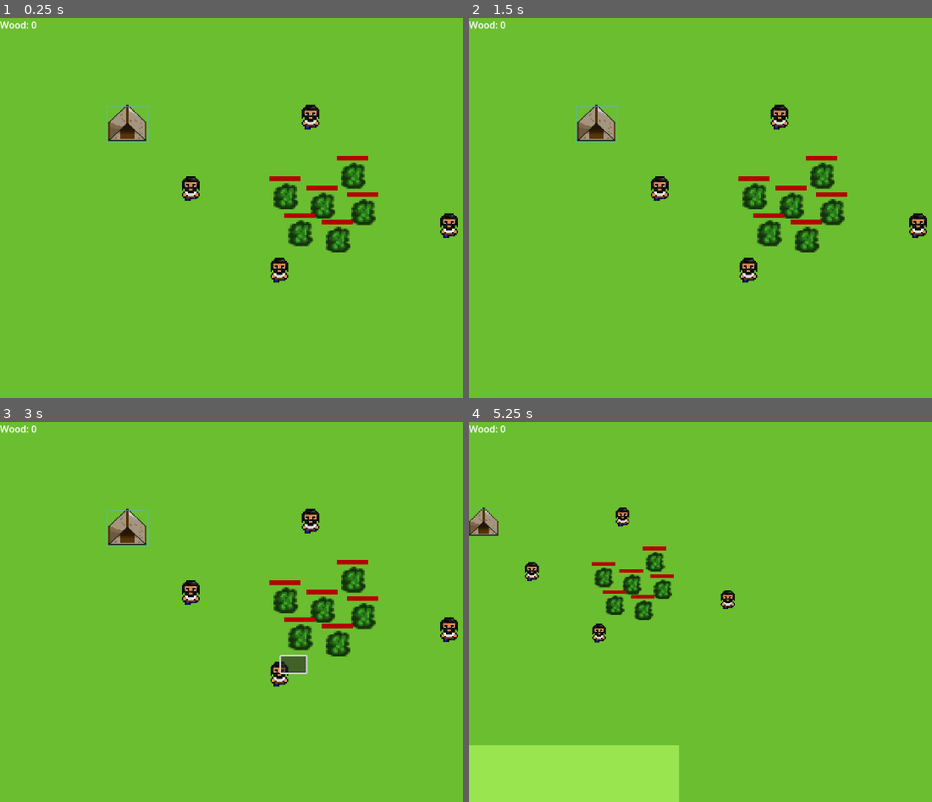
Above: before the commit, frames 1-4 (two rows, left to right).
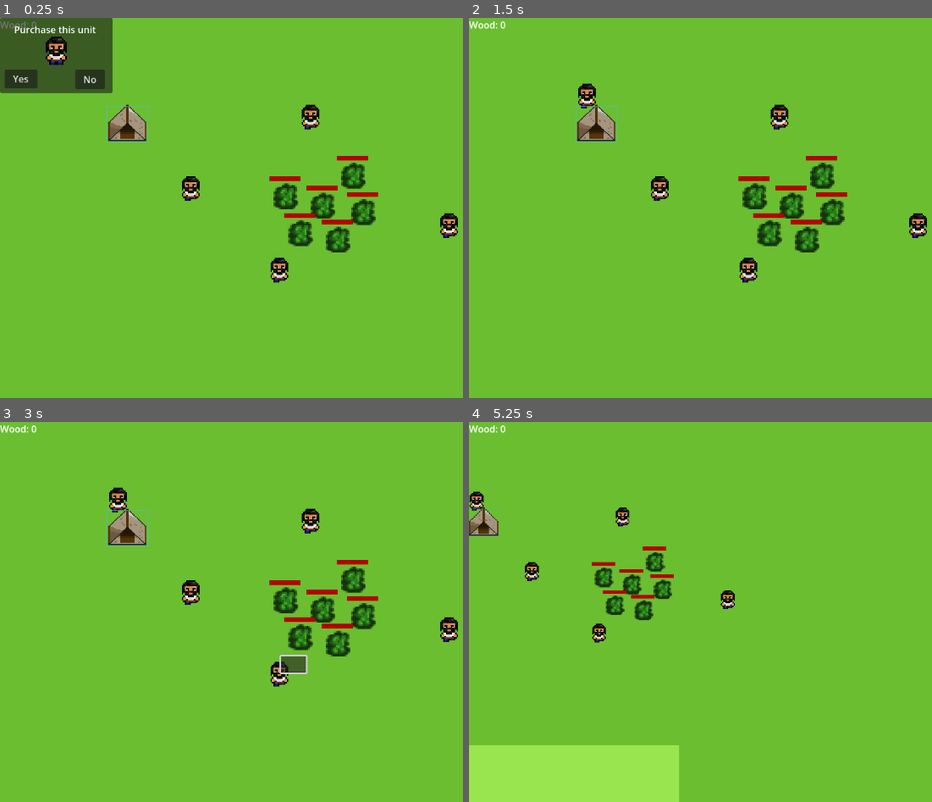
Above: after the commit, the same moments.

Repository: LukasDeRuiter/BigBattles
Game: Godot game, scene res://Scenes/world.tscn
The game is run twice, just before and just after one commit, with the same random seed, the same clock (stepped at 60 frames per second) and the same inputs. This scene is started directly instead of the project's main scene.
Inputs (mouse positions are in pixels of both pictures, inside the frame that each line leads up to):
- Up to frame 1 (0.25 s): no input
- Up to frame 2 (1.5 s): click (492, 78) at 0.5 s, where only the run after the commit has a clickable "Yes"; click (556, 78) at 1.25 s, where only the run after the commit has a clickable "No"
- Up to frame 3 (3 s): tap Enter at 2 s; drag from (189, 593) to (361, 615) at 2.02 s; drag from (277, 672) to (361, 615) at 2.77 s
- Up to frame 4 (5.25 s): move the mouse to (779, 520) at 3.52 s; hold Right (ui_right) 3.53-4.25 s; tap Mouse wheel down (WheelDown) at 3.6 s; click (779, 520) at 3.67 s; drag from (672, 600) to (603, 555) at 4.27 s; move the mouse to (outside the picture) at 5.02 s; hold Left (ui_left) from 5.03 s (still down); click (outside the picture) at 5.1 s

The runs differ from the first frame. In frame 1, 4.8% of the frame differs, in the area x 0-25%, y 0-20%; in frame 2, 0.2%; in frame 3, 0.2%; in frame 4, 0.1%.

Commit message:
add first part of spawning logic

Diff:
--- a/Scenes/spawn_unit.tscn
+++ b/Scenes/spawn_unit.tscn
@@ -1,8 +1,10 @@
-[gd_scene load_steps=2 format=3 uid="uid://dyp1bouoajnqh"]
+[gd_scene load_steps=3 format=3 uid="uid://dyp1bouoajnqh"]
 
+[ext_resource type="Script" uid="uid://bd12bkvi20qvu" path="res://Scripts/spawn_unit.gd" id="1_ptvao"]
 [ext_resource type="Texture2D" uid="uid://bu3lnr02tc38x" path="res://assets/units/player.png" id="1_t5w4d"]
 
 [node name="SpawnUnit" type="Node2D"]
+script = ExtResource("1_ptvao")
 
 [node name="Panel" type="Panel" parent="."]
 offset_right = 192.0
@@ -34,3 +36,6 @@
 scale = Vector2(3, 3)
 texture = ExtResource("1_t5w4d")
 hframes = 15
+
+[connection signal="pressed" from="Yes" to="." method="_on_yes_pressed"]
+[connection signal="pressed" from="No" to="." method="_on_no_pressed"]
--- a/Scripts/game.gd
+++ b/Scripts/game.gd
@@ -1,3 +1,10 @@
 extends Node
 
+@onready var spawn = preload("res://Scenes/spawn_unit.tscn")
+
 var wood = 0
+
+func spawnUnit():
+	var path = get_tree().get_root().get_node("World/UI")
+	var spawnUnit =  spawn.instantiate()
+	path.add_child(spawnUnit)
--- a/Scripts/spawn_unit.gd
+++ b/Scripts/spawn_unit.gd
@@ -1,19 +1,12 @@
 extends Node2D
 
+@onready var unit = preload("res://Scenes/unit.tscn")
 
-# Called when the node enters the scene tree for the first time.
-func _ready() -> void:
-	pass # Replace with function body.
+func _on_yes_pressed():
+	var unitPath = get_tree().get_root().get_node("World/Units")
+	var unit1 = unit.instantiate()
+	unit1.position = Vector2(200, 200)
+	unitPath.add_child(unit1)
 
-
-# Called every frame. 'delta' is the elapsed time since the previous frame.
-func _process(delta: float) -> void:
-	pass
-
-
-func _on_yes_pressed() -> void:
-	pass # Replace with function body.
-
-
-func _on_no_pressed() -> void:
-	pass # Replace with function body.
+func _on_no_pressed():
+	queue_free()
--- a/Scripts/world.gd
+++ b/Scripts/world.gd
@@ -3,7 +3,8 @@
 var units =  []
 
 func _ready():
-	units = get_tree().get_nodes_in_group("units")
+	units = get_tree().get_nodes_in_group("Units")
+	Game.spawnUnit()
 
 func _on_area_selected(object):
 	var start = object.start
